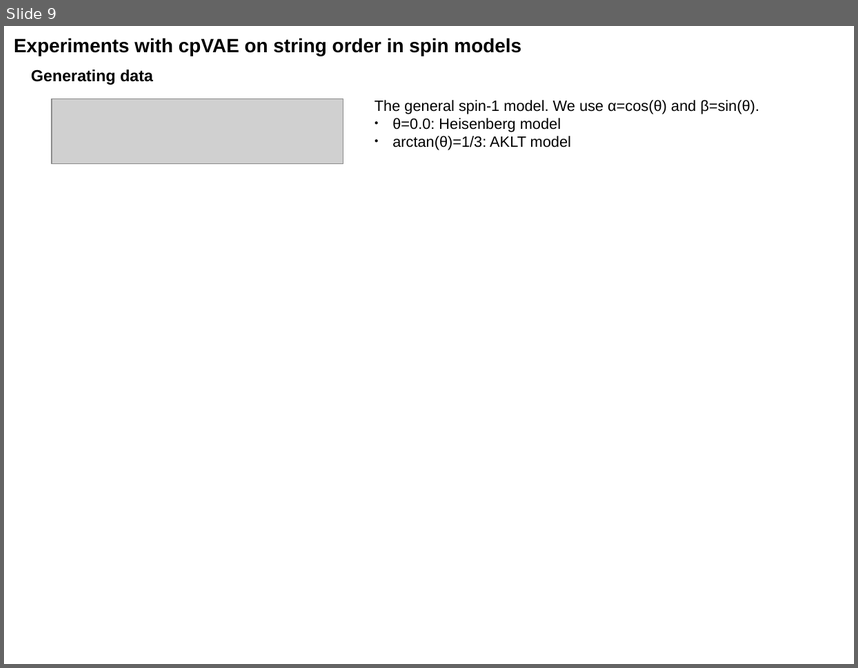
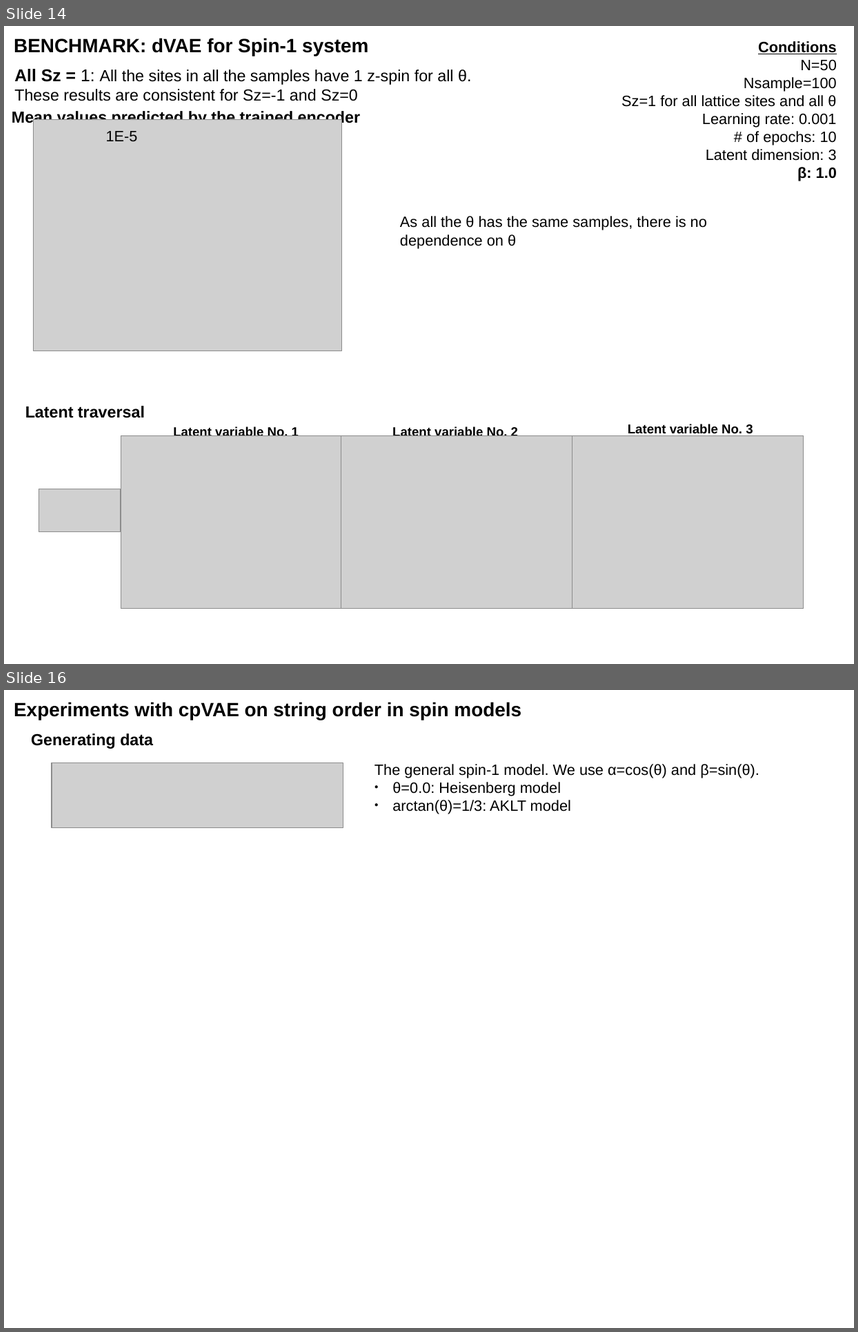
Before and after one commit to YumaAL/pcVAE, a slide deck: slide.odp. Shown one above the other, each under a label of ours: slide 9 before the commit, slides 14 and 16 after it; the slides between them are not shown. The pictures are 858x668 and 858x1332 pixels, drawn with LibreOffice and Linux fonts; fonts in the diff are those of the drawing; grey boxes stand for pictures. Boxes give left, top, right and bottom in pixels: in the first picture for what was removed or moved away, otherwise in the second. Text is boxed around its words. In the diff, an @@ line names an element or a change of style, - is before the commit and + after.

Commit message:
benchmarked

```diff
--- a/slide.odp
+++ b/slide.odp
@@ slide 14 added at (4, 26, 854, 664), background #FFFFFF @@
@@ text added at (14, 38, 368, 56), 18 pt, text #000000, bold @@
+BENCHMARK: dVAE for Spin-1 system
@@ text added at (622, 41, 837, 181), 14 pt, text #000000 @@
+Conditions
+N=50
+Nsample=100
+Sz=1 for all lattice sites and all θ
+Learning rate: 0.001
+# of epochs: 10
+Latent dimension: 3
+β: 1.0
@@ text added at (14, 69, 471, 101), 15 pt, text #000000 @@
+All Sz = 1: All the sites in all the samples have 1 z-spin for all θ.
+These results are consistent for Sz=-1 and Sz=0
@@ text added at (12, 109, 360, 126), 15 pt, text #000000, bold @@
+Mean values predicted by the trained encoder
@@ picture added at (33, 119, 342, 351) @@
@@ text added at (106, 131, 138, 141), 14 pt, text #000000 @@
+1E-5
@@ text added at (400, 216, 707, 248), 14 pt, text #000000 @@
+As all the θ has the same samples, there is no dependence on θ
@@ text added at (25, 405, 145, 418), 15 pt, text #000000, bold @@
+Latent traversal
@@ picture added at (121, 436, 352, 608) @@
@@ text added at (173, 426, 299, 436), 12 pt, text #000000, bold @@
+Latent variable No. 1
@@ picture added at (341, 436, 573, 608) @@
@@ text added at (392, 426, 518, 436), 12 pt, text #000000, bold @@
+Latent variable No. 2
@@ picture added at (573, 436, 804, 608) @@
@@ text added at (628, 423, 753, 436), 12 pt, text #000000, bold @@
+Latent variable No. 3
@@ picture added at (38, 489, 120, 531) @@
@@ what was slide 9 is now slide 16 @@
```
Also in this commit, not shown: 3 slides changed, 6 other slides added, 3 other files.
